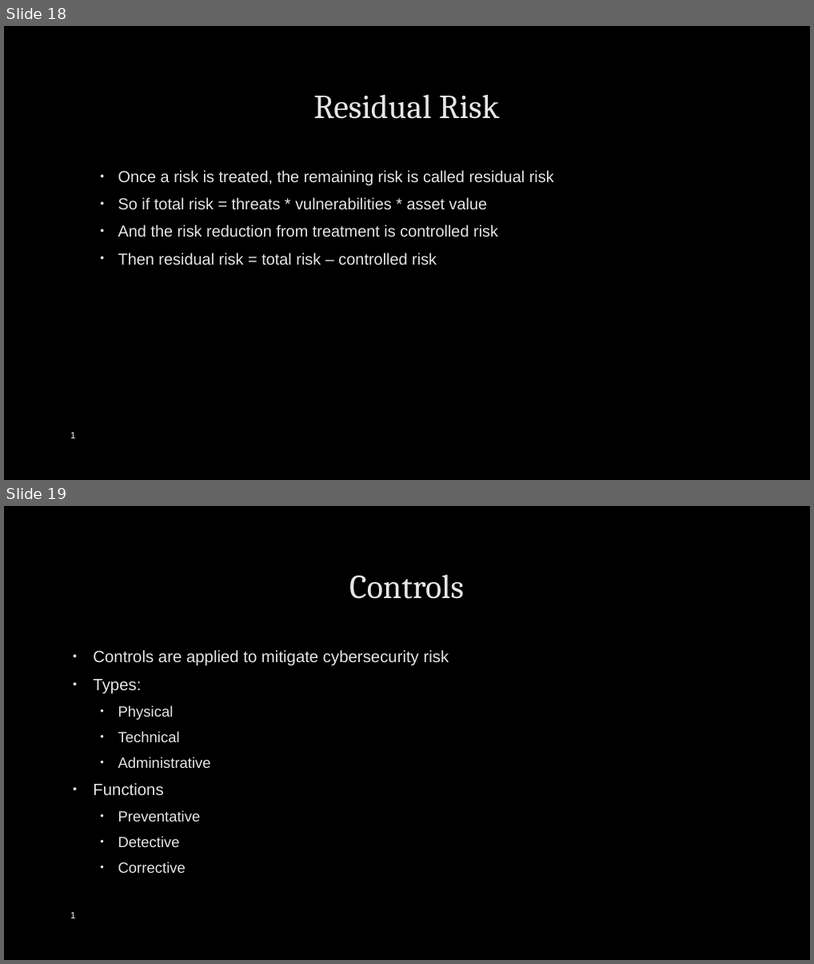
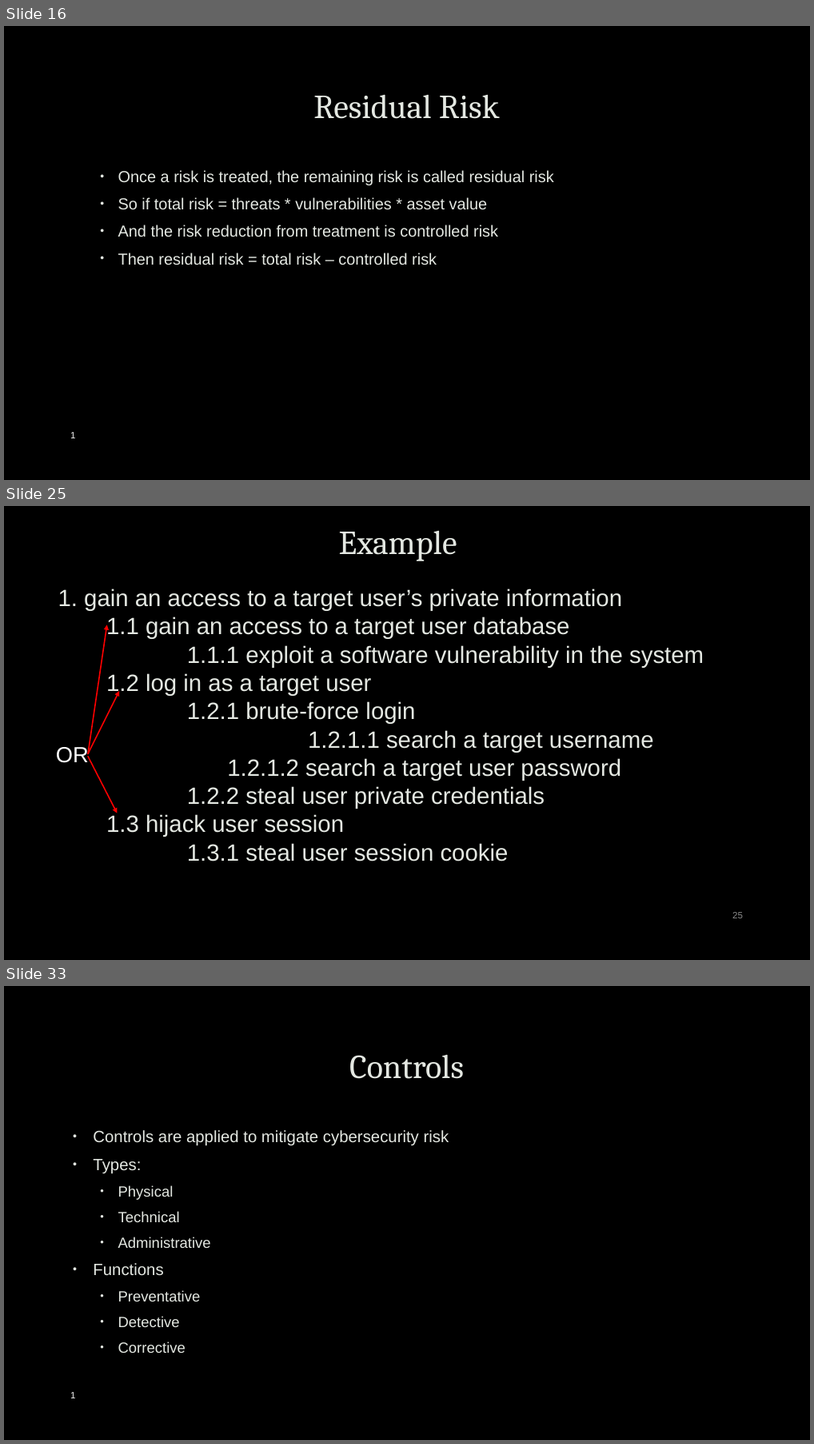
Before and after one commit to robert-mcknight/citx1003, a slide deck: cits1003-lecture_slides/CITS1003-7 Security Management.pptx. Shown one above the other, each under a label of ours: slides 18 and 19 before the commit, slides 16, 25 and 33 after it; the slides between them are not shown. The pictures are 814x964 and 814x1444 pixels, drawn with LibreOffice and Linux fonts; fonts in the diff are those of the drawing; background and template pictures are left out. Boxes give left, top, right and bottom in pixels: in the first picture for what was removed or moved away, otherwise in the second. Text is boxed around its words. In the diff, an @@ line names an element or a change of style, - is before the commit and + after.

```diff
--- a/cits1003-lecture_slides/CITS1003-7 Security Management.pptx
+++ b/cits1003-lecture_slides/CITS1003-7 Security Management.pptx
@@ slide 25 added at (4,506,810,960), background picture (left out) @@
@@ title added at (339,531,458,561), 40 pt, text #E4E8E2 @@
+Example
@@ text added at (58,588,704,861), 28 pt, text #E4E8E2 @@
+1. gain an access to a target user’s private information
+1.1 gain an access to a target user database
+    1.1.1 exploit a software vulnerability in the system
+1.2 log in as a target user
+1.2.1 brute-force login
+  1.2.1.1 search a target username
+  1.2.1.2 search a target user password
+1.2.2 steal user private credentials
+1.3 hijack user session
+1.3.1 steal user session cookie
@@ arrow added from (88, 753) to (107, 624), #FF0000 1.5 pt @@
@@ arrow added from (88, 753) to (119, 691), #FF0000 1.5 pt @@
@@ text added at (56,745,89,763), 26 pt, text #FFFFFF @@
+OR
@@ arrow added from (88, 756) to (117, 812), #FF0000 1.5 pt @@
@@ page number added at (733,912,743,918), 11 pt, text #8C8C8C @@
+25
@@ what was slide 18 is now slide 16 @@
@@ what was slide 19 is now slide 33 @@
```
Also in this commit, not shown: 1 slide changed, 15 other slides added, 2 slides removed, 3 other files.
